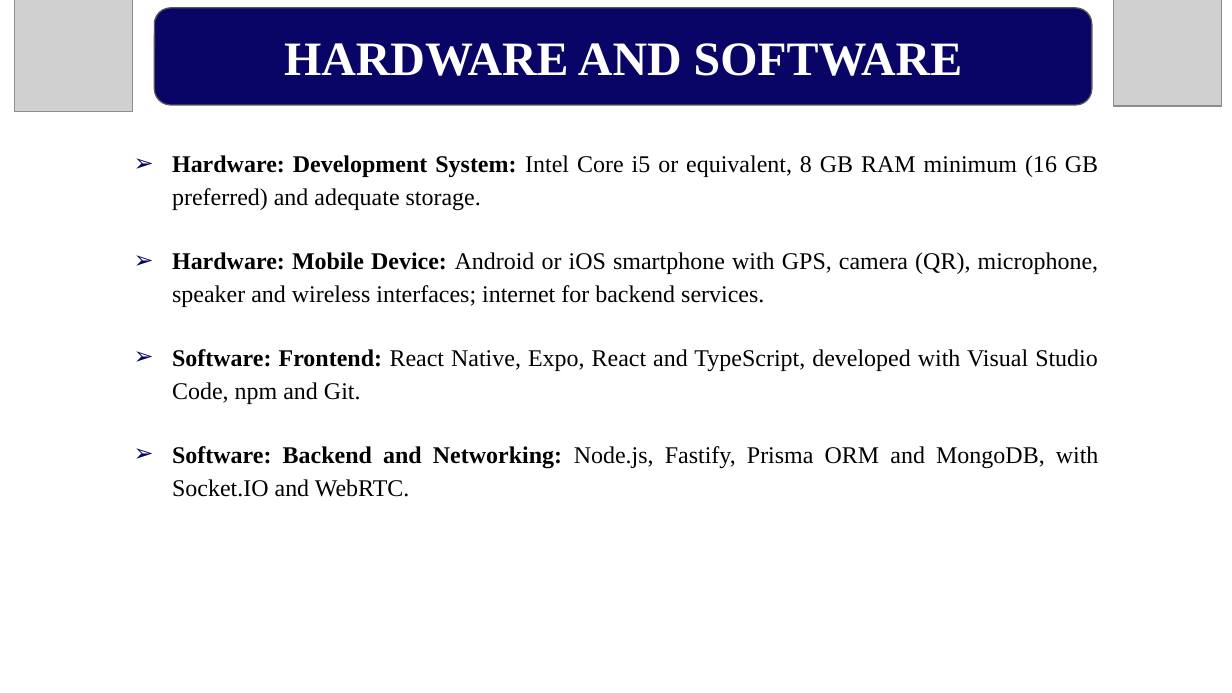
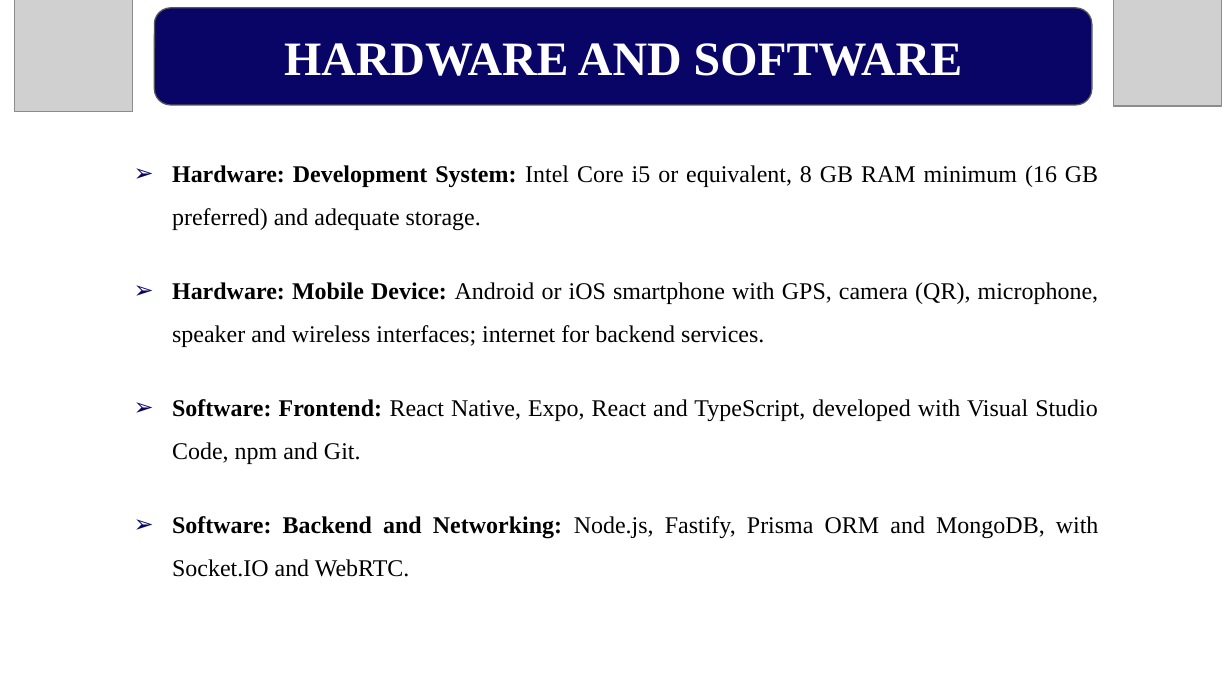
Before and after one commit to TheOrionGD/Connify-APP, a slide deck: slide 15 of docs/reports/Connify_Presentation.pptx. Drawn at 1232x693 pixels with LibreOffice and Linux fonts; fonts in the diff are those of the drawing; grey boxes stand for pictures. Boxes give left, top, right and bottom in pixels: in the first picture for what was removed or moved away, otherwise in the second. Text is boxed around its words. In the diff, an @@ line names an element or a change of style, - is before the commit and + after.

```diff
--- a/docs/reports/Connify_Presentation.pptx
+++ b/docs/reports/Connify_Presentation.pptx
@@ text "Hardware: Development System: Intel Core ..." at (172,165,1099,577): line spacing 1.15 to 1.5 @@
```
Also in this commit, not shown: 18 other slides changed, 1 other file.
